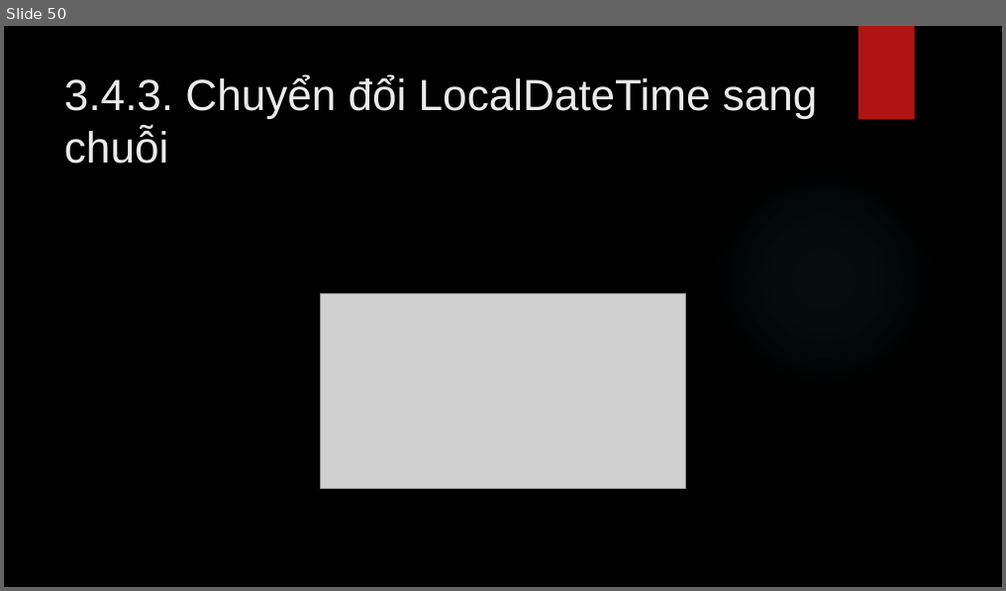
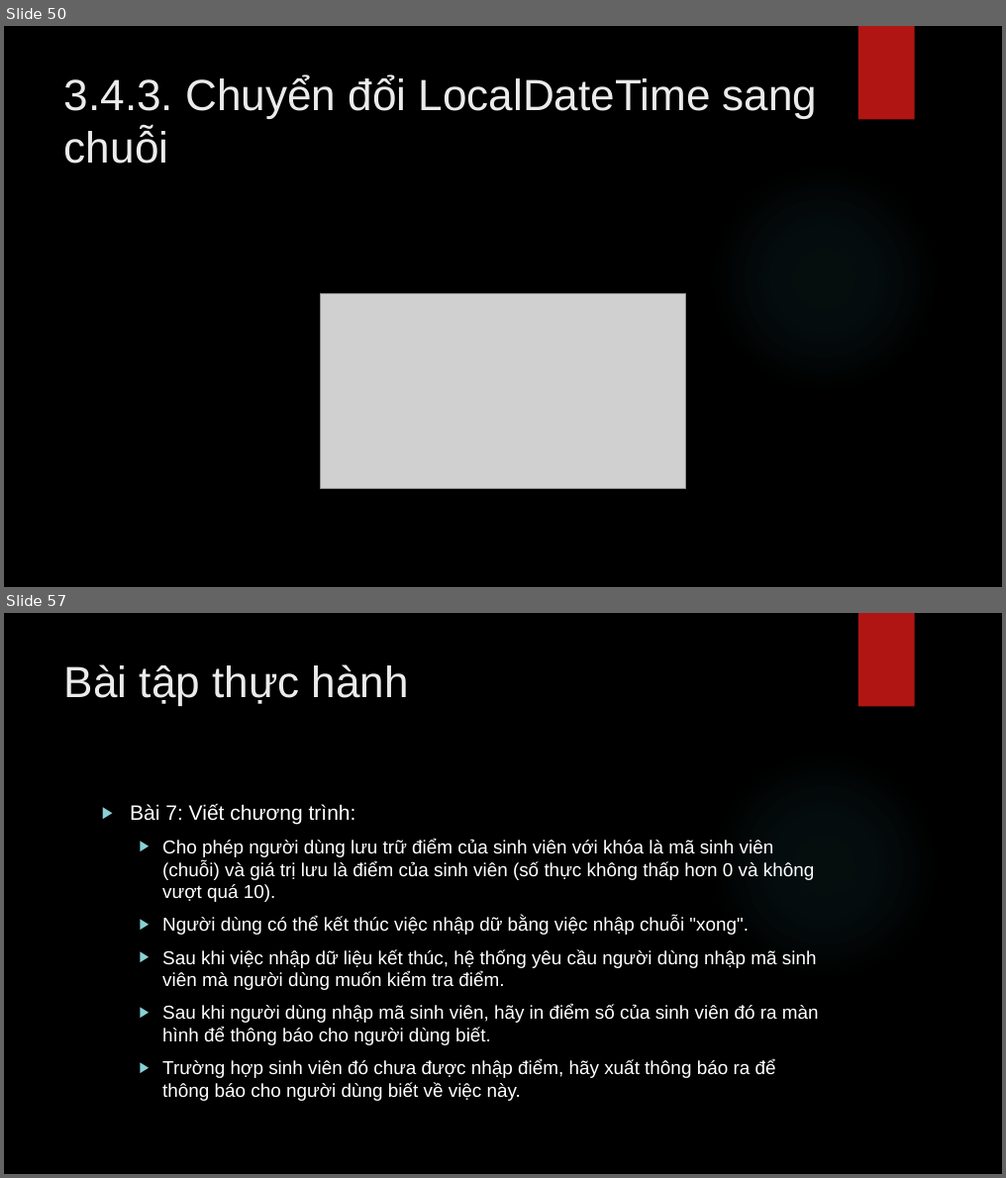
Before and after one commit to lequochai26/GDUTraining_Basic_Java_Web_Development, a slide deck: Slides/Day_4_2.pptx. Shown one above the other, each under a label of ours: slide 50 before the commit, slides 50 and 57 after it; the slides between them are not shown. The pictures are 1006x591 and 1006x1178 pixels, drawn with LibreOffice and Linux fonts; fonts in the diff are those of the drawing; grey boxes stand for pictures; background and template pictures are left out. Boxes give left, top, right and bottom in pixels: in the first picture for what was removed or moved away, otherwise in the second. Text is boxed around its words. In the diff, an @@ line names an element or a change of style, - is before the commit and + after.

```diff
--- a/Slides/Day_4_2.pptx
+++ b/Slides/Day_4_2.pptx
@@ slide 57 added at <box>4,613,1002,1174</box>, background picture (left out); not listed: 2 template elements that a slide beside it also shows @@
@@ title added at <box>64,664,409,705</box>, 42 pt, text #EBEBEB @@
+Bài tập thực hành
@@ text added at <box>130,804,819,1101</box>, 18 pt, text #FFFFFF @@
+▶ Bài 7: Viết chương trình:
+  ▶ Cho phép người dùng lưu trữ điểm của sinh viên với khóa là mã sinh viên (chuỗi) và giá trị lưu là điểm của sinh viên (số thực không thấp hơn 0 và không vượt quá 10).
+  ▶ Người dùng có thể kết thúc việc nhập dữ bằng việc nhập chuỗi "xong".
+  ▶ Sau khi việc nhập dữ liệu kết thúc, hệ thống yêu cầu người dùng nhập mã sinh viên mà người dùng muốn kiểm tra điểm.
+  ▶ Sau khi người dùng nhập mã sinh viên, hãy in điểm số của sinh viên đó ra màn hình để thông báo cho người dùng biết.
+  ▶ Trường hợp sinh viên đó chưa được nhập điểm, hãy xuất thông báo ra để thông báo cho người dùng biết về việc này.
```
Also in this commit, not shown: 11 other slides added.
